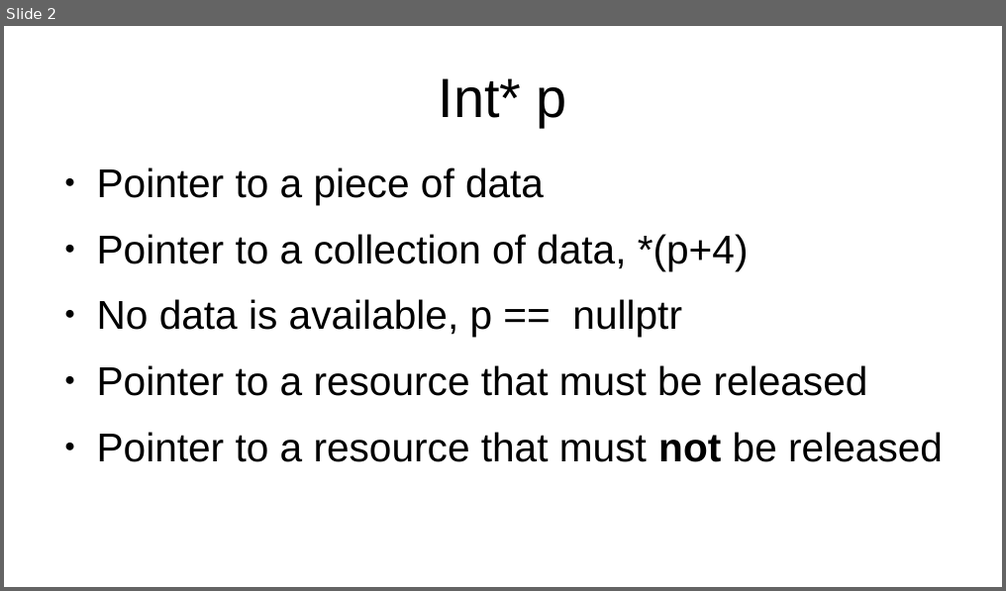
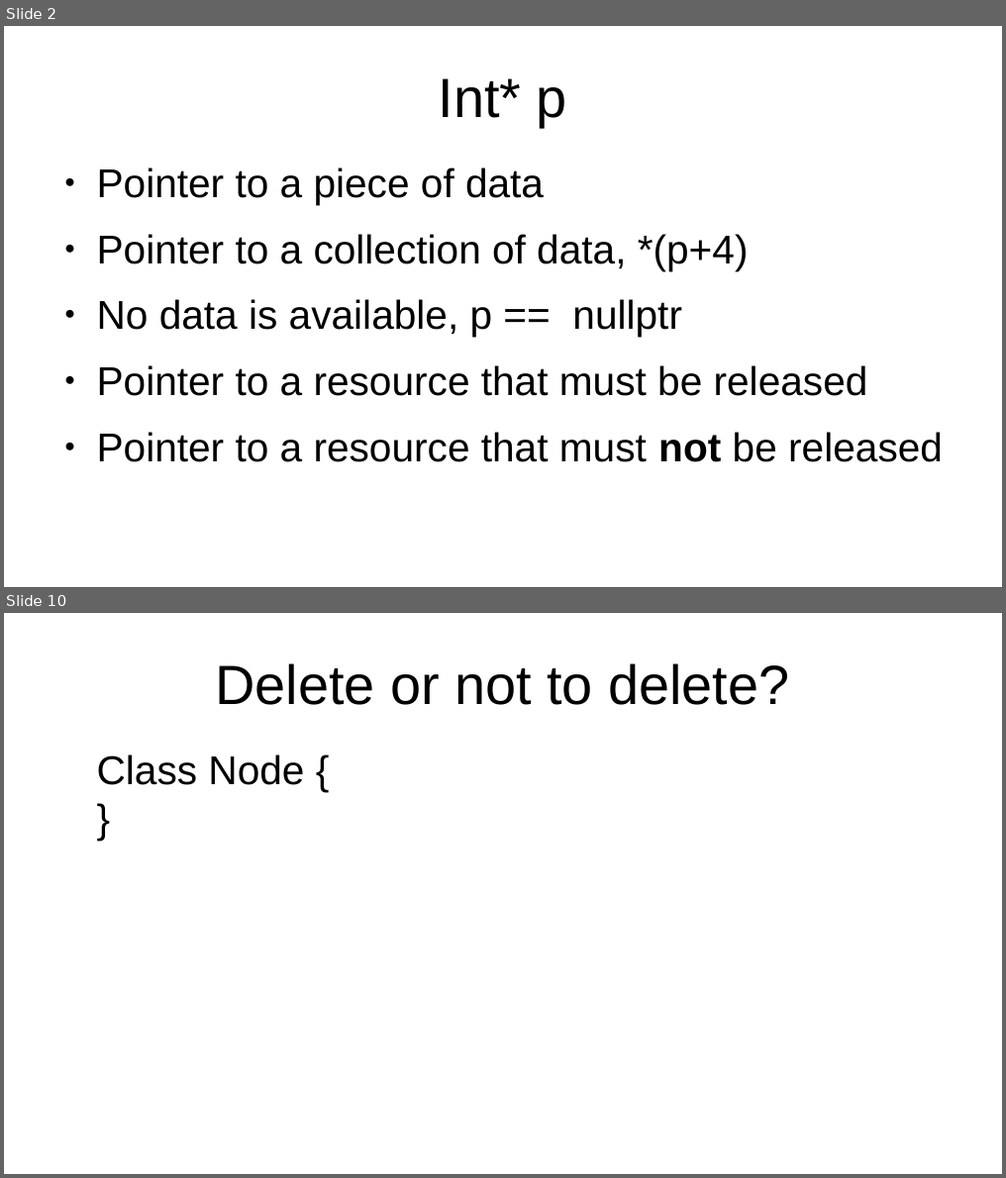
Before and after one commit to marcpawl/nullptr, a slide deck: slideshow.odp. Shown one above the other, each under a label of ours: slide 2 before the commit, slides 2 and 10 after it; the slides between them are not shown. The pictures are 1006x591 and 1006x1178 pixels, drawn with LibreOffice and Linux fonts; fonts in the diff are those of the drawing. Boxes give left, top, right and bottom in pixels: in the first picture for what was removed or moved away, otherwise in the second. Text is boxed around its words. In the diff, an @@ line names an element or a change of style, - is before the commit and + after.

```diff
--- a/slideshow.odp
+++ b/slideshow.odp
@@ slide 10 added at box(4, 613, 1002, 1174), background #FFFFFF @@
@@ title added at box(215, 663, 789, 705), 44 pt, text #000000 @@
+Delete or not to delete?
@@ text added at box(97, 755, 304, 785), 32 pt, text #000000 @@
+Class Node {
+}
```
Also in this commit, not shown: 13 other slides added.
